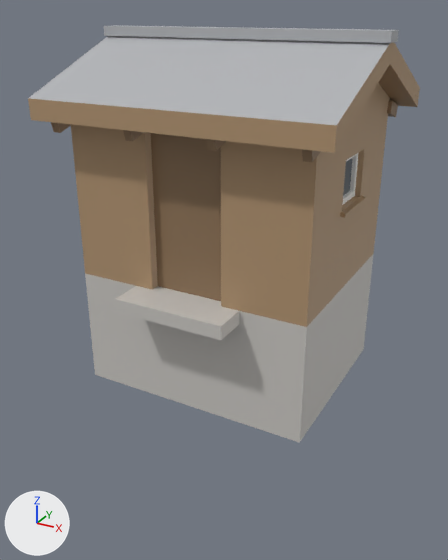
The glTF model app/assets/models/buildings/shed_s.glb: old version first, new version second.
Before and after are seen from a 50 mm camera at (3.77, -7.17, 3.39) aimed at (-0.07, -0.18, -0.1). The axes (+X, +Y, +Z) are drawn at lower left. The lights are the same throughout. The older version comes first. Vertices at exactly the same position are counted once.

Names of what the first picture shows: 'shed_s'.
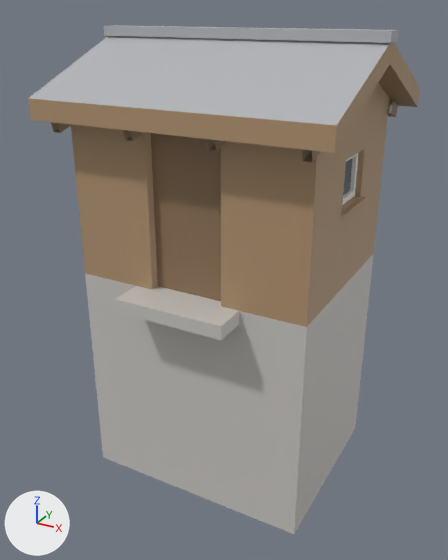
Pixel boxes (x1, y1, x2, y2) of what changed, in the pictures (448 x 560 px; the box of a moved part takes in the faces that stretch with it):
'shed_s', reshaped (22% taller)
    before: (28, 25, 420, 443)
    after: (28, 25, 420, 534)
part 1 of me_shed_s, moved or reshaped
    before: (85, 255, 373, 443)
    after: (85, 255, 373, 534)
part 2 of me_shed_s, deleted
    before: (51, 101, 392, 218)

Edits to the bpy script that builds the scene:
```text
Change me_shed_s:
    used by ob_shed_s; location = (0.0, 0.0, 0.0)
    verts and faces of me_shed_s; kept vertices keep their numbers, new ones are numbered from 150
    before: 26 (-1.6, -1.3, -1.5) at pixel (95, 374), 27 (1.6, -1.3, -1.5) at pixel (299, 442), 42 (1.6, 1.3, -1.5) at pixel (363, 349), 44 (-1.6, 1.3, -1.5)
    remove me_shed_s.from_pydata(...)  # 150 vertices, 208 faces; spans x -1.92..1.92, y -1.75..1.65, z -1.5..3.17
    add me_shed_s.from_pydata(...)  # 146 vertices, 154 faces; spans x -1.92..1.92, y -1.75..1.65, z -3.0..3.17
    me_shed_s part 1
    add for i in [26, 27, 42, 44]: verts[i] += (0.0, 0.0, -1.5)
    me_shed_s part 2
    4 vertices are removed from x 1.6, y -0.4..0.4, z 1.14..1.2
    54 faces are deleted
```
